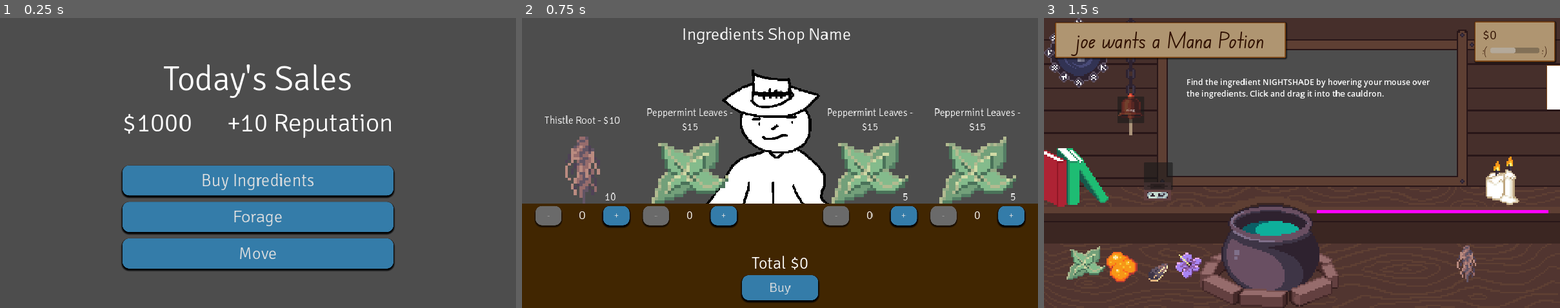
Above: before the commit, frames 1-3 (left to right).
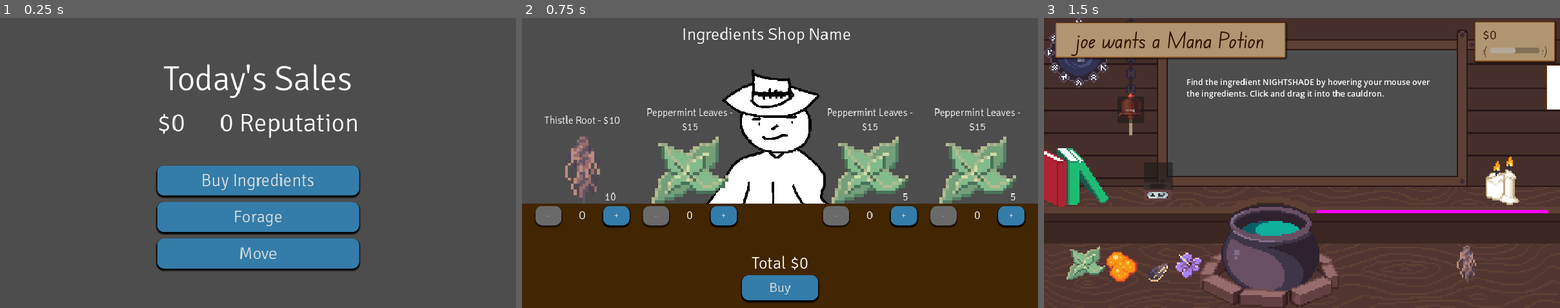
Above: after the commit, the same moments.

Repository: HuskyGameDev/2024s-team3
Game: Godot game, scene res://Scenes/Screens/NightMenu.tscn
The game is run twice, just before and just after one commit, with the same random seed, the same clock (stepped at 60 frames per second) and the same inputs. This scene is started directly instead of the project's main scene.
Inputs:
- Up to frame 1 (0.25 s): no input
- Up to frame 2 (0.75 s): click "Buy Ingredients" at 0.5 s
- Up to frame 3 (1.5 s): click "Buy" at 1.25 s

The runs differ from the first frame. In frame 1, 6.0% of the frame differs, in the area x 23-77%, y 33-88%; in frame 2, nothing differs; in frame 3, nothing differs.
Error in both runs: Modulo by zero error in operator '%'. (res://Scripts/customer.gd:18)

Commit message:
show money and rep change on night screen

Diff:
--- a/Scenes/Screens/NightShop/NightShop.tscn
+++ b/Scenes/Screens/NightShop/NightShop.tscn
@@ -2,7 +2,7 @@
 
 [ext_resource type="Script" path="res://Scripts/nightShop.gd" id="1_0wg31"]
 [ext_resource type="Theme" uid="uid://c4l3g5vcxwkhn" path="res://Assets/Themes/NightMenuTheme.tres" id="1_lylop"]
-[ext_resource type="Texture2D" uid="uid://b7a4u0nuntxrg" path="res://Assets/Sprites/Customers/customer1.png" id="3_hxks6"]
+[ext_resource type="Texture2D" uid="uid://b7a4u0nuntxrg" path="res://Assets/Sprites/customers/customer1.png" id="3_hxks6"]
 
 [node name="NightShop" type="Control"]
 layout_mode = 3
--- a/Scripts/Singletons/PlayerData.gd
+++ b/Scripts/Singletons/PlayerData.gd
@@ -7,6 +7,8 @@
 @export var save:SaveGameFile
 
 func _ready():
+	GameTime.start_of_day.connect(_on_start_of_day)
+	GameTime.end_of_day.connect(_on_end_of_day)
 	create_temp_inv()
 	if !FileAccess.file_exists(INV_LOCATION):
 		create_new_inv()
@@ -91,6 +93,10 @@
 func _on_end_of_day():
 	save_game()
 
+func _on_start_of_day():
+	moneyToday = 0
+	repToday = 0
+
 func _on_potion_made(potion:Potion):
 	if not save.madePotions.has(potion.id):
 		save.madePotions.append(potion.id)
@@ -132,10 +138,14 @@
 ############# Save Getters/Setters ##############
 signal moneyChanged(newValue: int)
 signal reputationChanged(newValue: int)
+var moneyToday:int
+var repToday:int
 
 func changeMoney(amount:int):
 	self.save.money += amount
+	moneyToday += amount
 	moneyChanged.emit(self.save.money)
 func changeReputation(amount:int):
 	self.save.reputation += amount
+	repToday += amount
 	reputationChanged.emit(self.save.reputation)
--- a/Scripts/nightMenu.gd
+++ b/Scripts/nightMenu.gd
@@ -1,4 +1,8 @@
 extends Node
+
+func _ready():
+	$"CenterContainer/VBoxContainer/HBoxContainer/SalesNumber".text = "$%d" % PlayerData.moneyToday
+	$"CenterContainer/VBoxContainer/HBoxContainer/ReputationNumber".text = "%d Reputation" % PlayerData.repToday
 
 func _on_buy_button_pressed():
 	get_tree().change_scene_to_file("res://Scenes/Screens/NightShop/NightShop.tscn")
